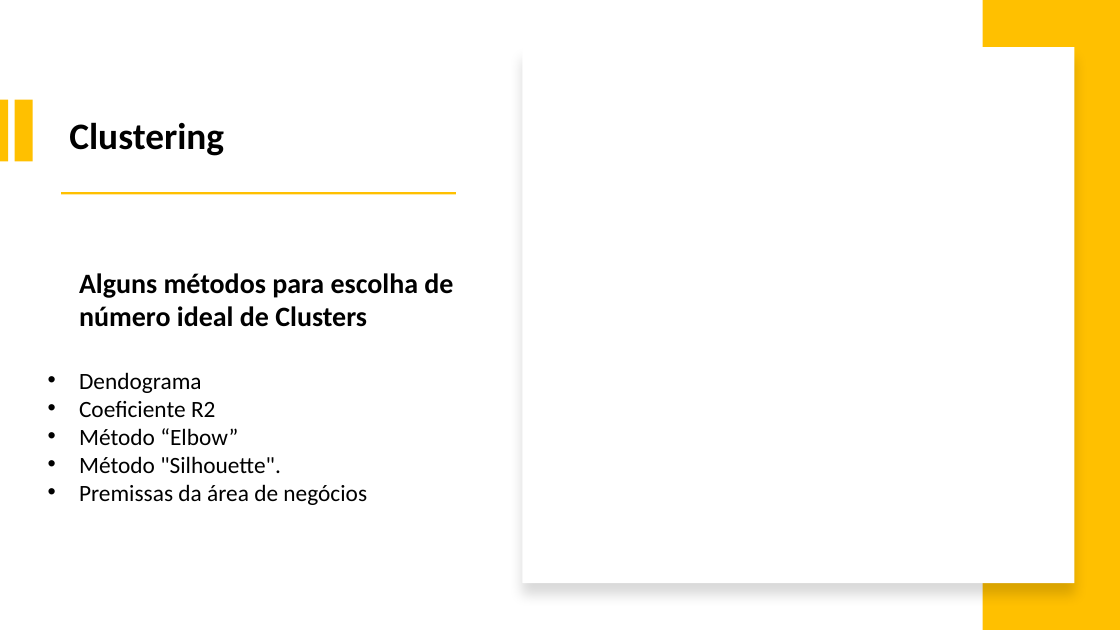
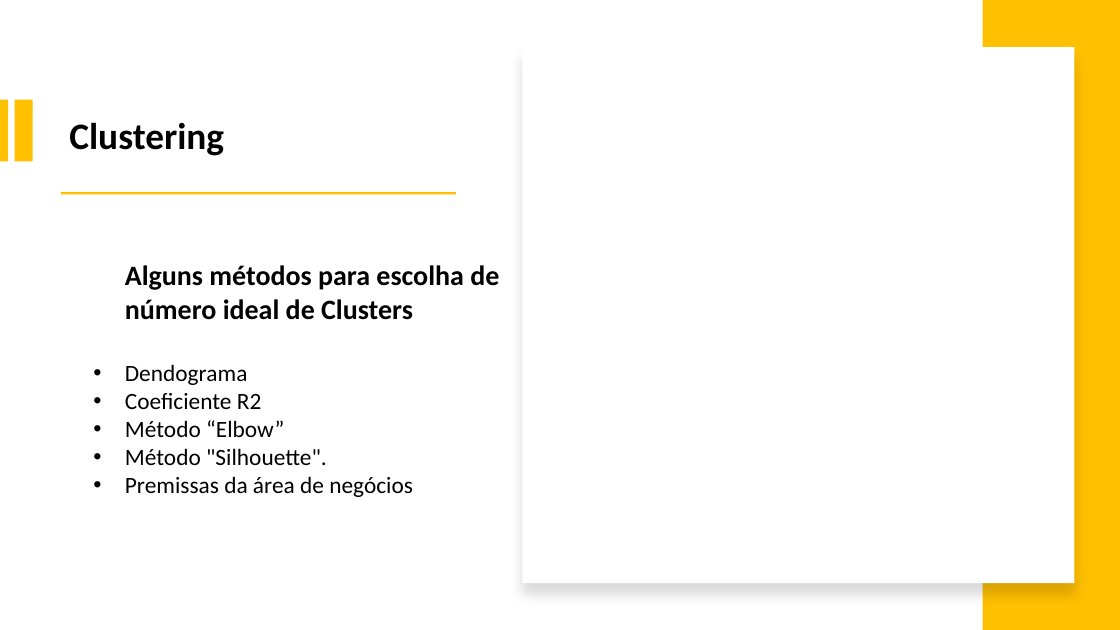
Before and after one commit to israeljmcarvalho/portfolioicarvalho, a slide deck: slide 6 of slides/Slides Portfólio Israel J. M. Carvalho.pptx. Drawn at 1120x630 pixels with LibreOffice and Linux fonts; fonts in the diff are those of the drawing. Boxes give left, top, right and bottom in pixels: in the first picture for what was removed or moved away, otherwise in the second. Text is boxed around its words. In the diff, an @@ line names an element or a change of style, - is before the commit and + after.

```diff
--- a/slides/Slides Portfólio Israel J. M. Carvalho.pptx
+++ b/slides/Slides Portfólio Israel J. M. Carvalho.pptx
@@ text "Alguns métodos para escolha de ...": place and size @@
-text "Alguns métodos para escolha de ..." at [79, 273, 453, 505]
+text "Alguns métodos para escolha de ..." at [125, 265, 499, 497]
```
Also in this commit, not shown: 4 other slides changed, 2 slides added, 8 slides removed, 13 other files.
